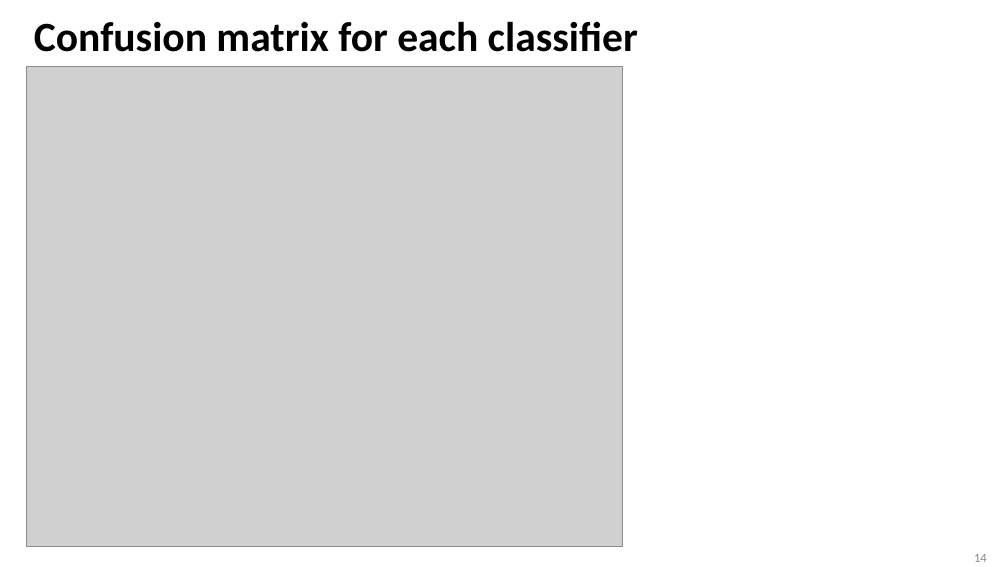
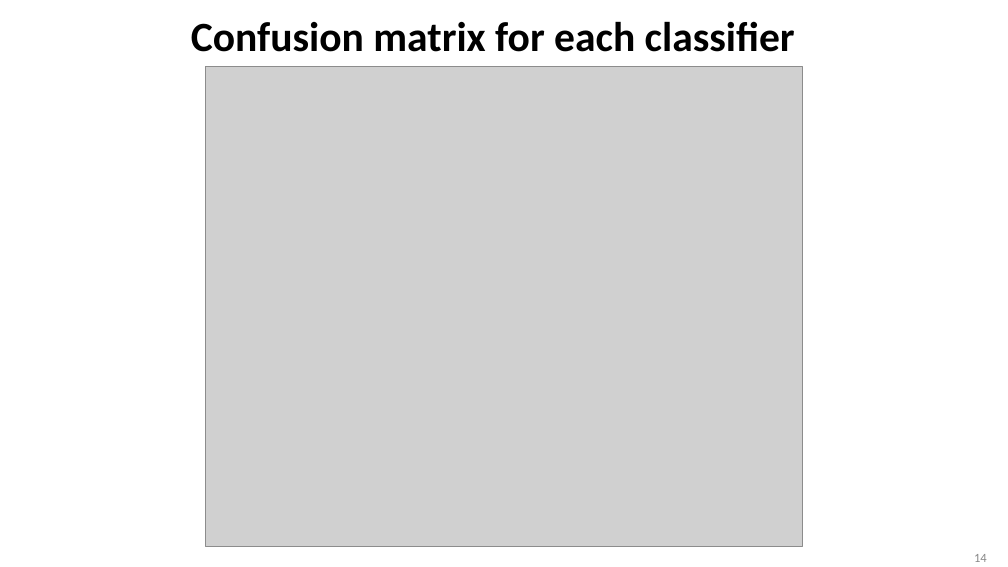
Before and after one commit to AndroZa0812/NayaProject4, a slide deck: slide 14 of Classification Project.pptx. Drawn at 1008x567 pixels with LibreOffice and Linux fonts; fonts in the diff are those of the drawing; grey boxes stand for pictures. Boxes give left, top, right and bottom in pixels: in the first picture for what was removed or moved away, otherwise in the second. Text is boxed around its words. In the diff, an @@ line names an element or a change of style, - is before the commit and + after.

```diff
--- a/Classification Project.pptx
+++ b/Classification Project.pptx
@@ title "Confusion matrix for each classifier": place and size @@
-title "Confusion matrix for each classifier" at [34, 21, 638, 52]
+title "Confusion matrix for each classifier" at [191, 21, 795, 52]
@@ title "Confusion matrix for each classifier" at [191, 21, 795, 52]: alignment left to centre @@
@@ picture: place and size @@
-picture at [26, 67, 623, 547]
+picture at [206, 67, 802, 547]
```
Also in this commit, not shown: 1 other slide changed.
